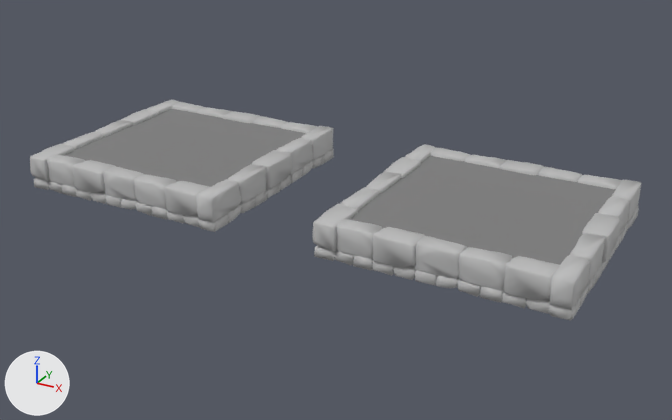
The FBX model ArkEngine/RunTimeDependency/Resources/Assets/SM_platform_ruins_01/SM_platform_ruins_01.fbx as it was, and as the next commit left it.
One viewpoint serves both versions: a camera (50 mm lens) standing at (0.16, -0.2024, 0.0992) and looking at (0.0492, -0.0009, -0.0016). The lights are fixed; the arrows at lower left show +X, +Y and +Z. Where no turn or scale is listed for an object, it has been applied to the vertices.
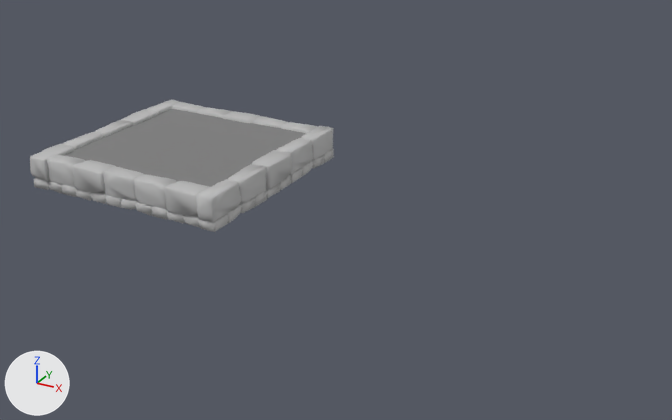
Boxes (x1, y1, x2, y2) around the edits, measured in the pictures (672 x 420 px):
```json
{"object": "Object3428126.001", "change": "deleted", "before": [313, 144, 641, 321], "faces in mat_m_stoneblocks_ruins_003 (its picture is missing)": [313, 144, 641, 321], "faces in mat_m_floor_002 (its picture is missing)": [349, 156, 616, 265]}
```

The change, as JSON lines over the scene's bpy script:
```json
{"op": "remove", "block": "ob_object3428126_001", "code": ["ob_object3428126_001 = bpy.data.objects.new('Object3428126.001', me_mesh_004)", "ob_object3428126_001.location = (0.0907, 0.0, 0.0001)"]}
```
